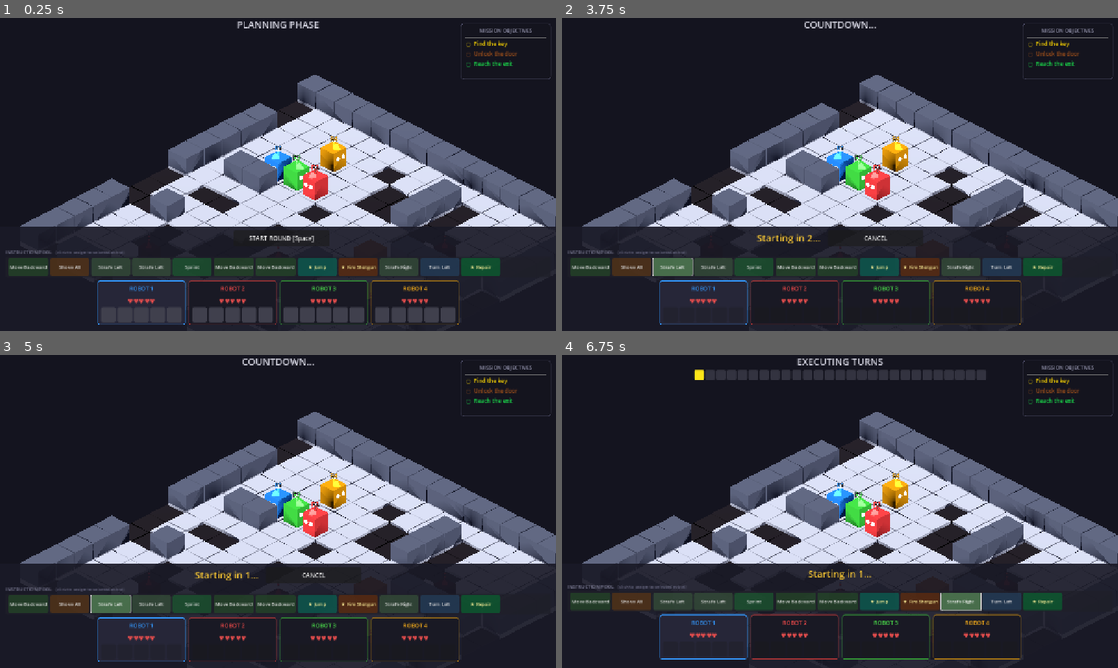
Above: before the commit, frames 1-4 (two rows, left to right).
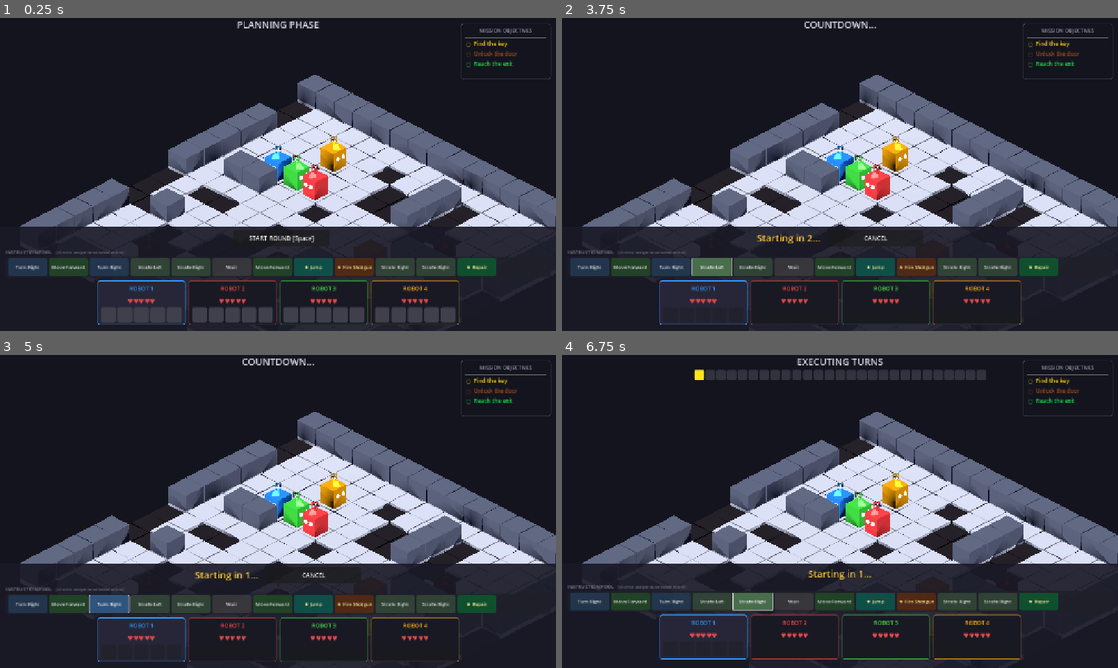
Above: after the commit, the same moments.

Repository: afaucher/goto
Game: Godot game, scene res://scenes/main.tscn
The game is run twice, just before and just after one commit, with the same random seed, the same clock (stepped at 60 frames per second) and the same inputs.
Inputs (mouse positions are in pixels of both pictures, inside the frame that each line leads up to):
- Up to frame 1 (0.25 s): no input
- Up to frame 2 (3.75 s): click "START ROUND [Space]" at 0.5 s; click (589, 265) at 1.25 s, where only the run after the commit has a clickable "Turn Right"; click (628, 265) at 2 s, where only the run before the commit has a clickable "Shove All"; click (628, 265) at 2.75 s, where only the run after the commit has a clickable "Move Forward"; click "Strafe Left" at 3.5 s
- Up to frame 3 (5 s): click (111, 602) at 4.25 s, where only the run after the commit has a clickable "Turn Right"
- Up to frame 4 (6.75 s): click "Strafe Left" at 5 s; click (756, 602) at 5.75 s, where only the run before the commit has a clickable "Sprint"; click "Strafe Right" at 6.5 s

The runs differ from the first frame. In frame 1, 2.3% of the frame differs, in the area x 1-90%, y 76-83%; in frame 2, 2.7%; in frame 3, 2.3%; in frame 4, 2.8%, in the area x 1-90%, y 76-82%.

Commit message:
Add VFX, animations, movement-heavy instruction pool
- VFX manager with laser beams, shotgun fans, shove arrows, EMP pulses,
  explosions, teleport flashes, shield activations, and damage indicators
- All effects auto-remove after short delay with glowing materials
- Smooth tween-based entity movement (0.25s slide between tiles)
- Dead entities hidden immediately via visible = false
- Movement instructions now have 3x weight in pool generation
- Turn engine emits vfx_requested signal for effect coordination

Diff:
--- a/scripts/game_manager.gd
+++ b/scripts/game_manager.gd
@@ -228,12 +228,29 @@
 	if _level_renderer == null:
 		return
 	var renderer: Node3D = _level_renderer
-	for robot: Robot in robots:
-		if robot.is_alive:
-			robot.position = renderer.grid_to_world(robot.grid_pos)
+	var move_duration: float = 0.25  # Smooth slide duration
+	for robot: Robot in robots:
+		if robot.is_alive:
+			var target: Vector3 = renderer.grid_to_world(robot.grid_pos)
+			if robot.position.distance_to(target) > 0.01:
+				var tween: Tween = robot.create_tween()
+				tween.tween_property(robot, "position", target, move_duration)\
+					.set_ease(Tween.EASE_OUT).set_trans(Tween.TRANS_QUAD)
+			else:
+				robot.position = target
+		else:
+			robot.visible = false
 	for enemy: Enemy in enemies:
 		if enemy.is_alive:
-			enemy.position = renderer.grid_to_world(enemy.grid_pos)
+			var target: Vector3 = renderer.grid_to_world(enemy.grid_pos)
+			if enemy.position.distance_to(target) > 0.01:
+				var tween: Tween = enemy.create_tween()
+				tween.tween_property(enemy, "position", target, move_duration)\
+					.set_ease(Tween.EASE_OUT).set_trans(Tween.TRANS_QUAD)
+			else:
+				enemy.position = target
+		else:
+			enemy.visible = false
 
 
 ## Get countdown time remaining.
--- a/scripts/instructions_db.gd
+++ b/scripts/instructions_db.gd
@@ -85,23 +85,42 @@
 ## Generate a random pool of instructions for a round.
 ## count: total instructions to generate.
 ## rare_chance: probability (0-1) of each instruction being rare.
+## Movement instructions appear 3x more often than other common types.
 func generate_pool(count: int, rare_chance: float = 0.15) -> Array[Instruction]:
 	var pool: Array[Instruction] = []
-	var common_types: Array[Instruction.Type] = []
+
+	# Movement types get 3x weight in the common pool
+	var movement_types: Array[Instruction.Type] = [
+		Instruction.Type.MOVE_FORWARD,
+		Instruction.Type.MOVE_BACKWARD,
+		Instruction.Type.TURN_LEFT,
+		Instruction.Type.TURN_RIGHT,
+		Instruction.Type.STRAFE_LEFT,
+		Instruction.Type.STRAFE_RIGHT,
+		Instruction.Type.SPRINT,
+	]
+
+	var weighted_common: Array[Instruction.Type] = []
 	var rare_types: Array[Instruction.Type] = []
 
 	for entry: Dictionary in _catalog:
-		if entry["rarity"] == Instruction.Rarity.COMMON:
-			common_types.append(entry["type"])
+		if entry["rarity"] == Instruction.Rarity.RARE:
+			rare_types.append(entry["type"])
 		else:
-			rare_types.append(entry["type"])
+			var type: Instruction.Type = entry["type"]
+			if type in movement_types:
+				# 3x weight for movement
+				for _w: int in range(3):
+					weighted_common.append(type)
+			else:
+				weighted_common.append(type)
 
 	for i: int in range(count):
 		var chosen_type: Instruction.Type
 		if rare_types.size() > 0 and randf() < rare_chance:
 			chosen_type = rare_types[randi() % rare_types.size()]
 		else:
-			chosen_type = common_types[randi() % common_types.size()]
+			chosen_type = weighted_common[randi() % weighted_common.size()]
 		pool.append(create_instruction(chosen_type))
 
 	return pool
--- a/scripts/main.gd
+++ b/scripts/main.gd
@@ -6,6 +6,7 @@
 var _camera: Camera3D
 var _hud: CanvasLayer
 var _fog: Node3D
+var _vfx: Node3D
 var _light: DirectionalLight3D
 
 var _selected_robot_id: int = 0
@@ -32,6 +33,12 @@
 	_fog.name = "FogOfWar"
 	_fog.set_script(load("res://scripts/fog_of_war.gd"))
 	add_child(_fog)
+
+	# Create VFX manager
+	_vfx = Node3D.new()
+	_vfx.name = "VFXManager"
+	_vfx.set_script(load("res://scripts/vfx_manager.gd"))
+	add_child(_vfx)
 
 	# Create HUD
 	_hud = CanvasLayer.new()
@@ -79,6 +86,10 @@
 	_fog.update_visibility()
 	_fog.apply_visibility(_level_renderer, GameManager.enemies)
 
+	# Setup VFX
+	_vfx.setup(_level_renderer)
+	GameManager.turn_engine.vfx_requested.connect(_on_vfx_requested)
+
 	# Center camera on first robot
 	if not GameManager.robots.is_empty():
 		var robot: Robot = GameManager.robots[0]
@@ -105,3 +116,23 @@
 	# Quit
 	if Input.is_action_just_pressed("quit_game"):
 		get_tree().quit()
+
+
+func _on_vfx_requested(effect_name: String, data: Dictionary) -> void:
+	match effect_name:
+		"laser":
+			_vfx.show_laser(data["start"], data["dir"], data["end"])
+		"shotgun":
+			_vfx.show_shotgun(data["pos"], data["dir"])
+		"damage":
+			_vfx.show_damage_flash(data["pos"])
+		"shove":
+			_vfx.show_shove(data["pos"], data["dir"])
+		"explosion":
+			_vfx.show_explosion(data["pos"])
+		"emp":
+			_vfx.show_emp(data["pos"])
+		"teleport":
+			_vfx.show_teleport(data["pos"])
+		"shield":
+			_vfx.show_shield_activate(data["pos"])
--- a/scripts/turn_engine.gd
+++ b/scripts/turn_engine.gd
@@ -9,6 +9,7 @@
 signal round_complete()
 signal entity_fell(entity: Node3D)
 signal entity_damaged(target: Node3D, amount: int)
+signal vfx_requested(effect_name: String, data: Dictionary)
 
 var _level: LevelGenerator
 var _robots: Array[Robot] = []
@@ -145,6 +146,7 @@
 		Instruction.Type.SHIELD:
 			if entity is Robot:
 				(entity as Robot).activate_shield()
+				vfx_requested.emit("shield", {"pos": grid_pos})
 		Instruction.Type.FIRE_SHOTGUN:
 			_do_fire_shotgun(entity, forward, grid_pos)
 		Instruction.Type.SELF_DESTRUCT:
@@ -231,6 +233,7 @@
 	var target_entity: Node3D = _get_entity_at(target_pos)
 	if target_entity == null:
 		return
+	vfx_requested.emit("shove", {"pos": entity_pos, "dir": direction})
 	# Push the target entity
 	for _i: int in range(distance):
 		var push_target: Vector2i = _get_entity_grid_pos(target_entity) + direction
@@ -252,18 +255,25 @@
 
 func _do_fire_laser(entity: Node3D, direction: Vector2i, start_pos: Vector2i) -> void:
 	var pos: Vector2i = start_pos + direction
+	var end_pos: Vector2i = start_pos + direction  # Track where beam ends
 	while pos.x >= 0 and pos.x < _level.width and pos.y >= 0 and pos.y < _level.height:
 		# Hit a wall?
 		if _level.wall_grid[pos.y][pos.x] == LevelGenerator.WallCell.WALL:
+			end_pos = pos
 			break
 		if _level.wall_grid[pos.y][pos.x] == LevelGenerator.WallCell.DOOR_LOCKED:
+			end_pos = pos
 			break
 		# Hit an entity?
 		var hit_entity: Node3D = _get_entity_at(pos)
 		if hit_entity != null and hit_entity != entity:
 			_damage_entity(hit_entity, 1)
+			end_pos = pos
+			vfx_requested.emit("damage", {"pos": pos})
 			break
+		end_pos = pos
 		pos += direction
+	vfx_requested.emit("laser", {"start": start_pos, "end": end_pos, "dir": direction})
 
 
 func _do_fire_shotgun(entity: Node3D, direction: Vector2i, start_pos: Vector2i) -> void:
@@ -291,6 +301,7 @@
 			if _level.wall_grid[pos.y][pos.x] == LevelGenerator.WallCell.WALL:
 				break
 			pos += normalized
+	vfx_requested.emit("shotgun", {"pos": start_pos, "dir": direction})
 
 
 func _do_self_destruct(entity: Node3D) -> void:
@@ -304,6 +315,7 @@
 			if target != null:
 				_damage_entity(target, 3)
 	# Destroy self
+	vfx_requested.emit("explosion", {"pos": pos})
 	_damage_entity(entity, 100)
 
 
@@ -316,6 +328,7 @@
 			var target: Node3D = _get_entity_at(pos + Vector2i(dx, dy))
 			if target is Enemy:
 				(target as Enemy).is_disabled = true
+	vfx_requested.emit("emp", {"pos": pos})
 
 
 func _do_teleport(entity: Node3D) -> void:
@@ -329,6 +342,7 @@
 	if valid_tiles.size() > 0:
 		var chosen: Vector2i = valid_tiles[randi() % valid_tiles.size()]
 		_set_entity_grid_pos(entity, chosen)
+		vfx_requested.emit("teleport", {"pos": chosen})
 
 
 func _damage_entity(entity: Node3D, amount: int) -> void:
--- /dev/null
+++ b/scripts/vfx_manager.gd
@@ -0,0 +1,241 @@
+## Visual effects manager for GOTO.
+## Creates temporary visual indicators for actions and combat.
+extends Node3D
+
+var _level_renderer: Node3D
+
+
+func setup(renderer: Node3D) -> void:
+	_level_renderer = renderer
+
+
+## Show a laser beam from one grid position in a direction.
+func show_laser(start_pos: Vector2i, direction: Vector2i, hits_at: Vector2i) -> void:
+	if _level_renderer == null:
+		return
+	var from_world: Vector3 = _level_renderer.grid_to_world(start_pos) + Vector3(0, 0.5, 0)
+	var to_world: Vector3 = _level_renderer.grid_to_world(hits_at) + Vector3(0, 0.5, 0)
+
+	# Create a cylinder beam between the two points
+	var beam := MeshInstance3D.new()
+	var beam_len: float = from_world.distance_to(to_world)
+	if beam_len < 0.01:
+		return
+
+	var cyl := CylinderMesh.new()
+	cyl.top_radius = 0.06
+	cyl.bottom_radius = 0.06
+	cyl.height = beam_len
+	beam.mesh = cyl
+
+	var mat := StandardMaterial3D.new()
+	mat.albedo_color = Color(1.0, 0.1, 0.1, 0.9)
+	mat.emission_enabled = true
+	mat.emission = Color(1.0, 0.2, 0.2)
+	mat.emission_energy_multiplier = 3.0
+	mat.transparency = BaseMaterial3D.TRANSPARENCY_ALPHA
+	beam.material_override = mat
+
+	# Position at midpoint, rotate to align
+	var midpoint: Vector3 = (from_world + to_world) / 2.0
+	beam.position = midpoint
+	beam.look_at(to_world, Vector3.UP)
+	beam.rotation.x += PI / 2.0  # Cylinder aligns along Y, need it along Z
+
+	add_child(beam)
+
+	# Impact flash at hit point
+	_spawn_impact_flash(to_world, Color(1.0, 0.3, 0.1))
+
+	# Auto-remove after delay
+	_remove_after(beam, 0.5)
+
+
+## Show a shotgun cone blast effect.
+func show_shotgun(start_pos: Vector2i, direction: Vector2i) -> void:
+	if _level_renderer == null:
+		return
+	var from_world: Vector3 = _level_renderer.grid_to_world(start_pos) + Vector3(0, 0.5, 0)
+	var dir_world := Vector3(direction.x, 0, direction.y).normalized()
+
+	# Three short beams in a fan pattern
+	for angle_offset: float in [-0.4, 0.0, 0.4]:
+		var rotated_dir: Vector3 = dir_world.rotated(Vector3.UP, angle_offset)
+		var end_pos: Vector3 = from_world + rotated_dir * 3.0
+
+		var beam := MeshInstance3D.new()
+		var cyl := CylinderMesh.new()
+		cyl.top_radius = 0.04
+		cyl.bottom_radius = 0.08
+		cyl.height = 3.0
+		beam.mesh = cyl
+
+		var mat := StandardMaterial3D.new()
+		mat.albedo_color = Color(1.0, 0.6, 0.0, 0.7)
+		mat.emission_enabled = true
+		mat.emission = Color(1.0, 0.5, 0.0)
+		mat.emission_energy_multiplier = 2.0
+		mat.transparency = BaseMaterial3D.TRANSPARENCY_ALPHA
+		beam.material_override = mat
+
+		var midpoint: Vector3 = (from_world + end_pos) / 2.0
+		beam.position = midpoint
+		beam.look_at(end_pos, Vector3.UP)
+		beam.rotation.x += PI / 2.0
+
+		add_child(beam)
+		_remove_after(beam, 0.4)
+
+
+## Flash at a world position when something is hit.
+func show_damage_flash(grid_pos: Vector2i) -> void:
+	if _level_renderer == null:
+		return
+	var world_pos: Vector3 = _level_renderer.grid_to_world(grid_pos) + Vector3(0, 0.5, 0)
+	_spawn_impact_flash(world_pos, Color(1.0, 0.2, 0.2))
+
+
+## Show a shove effect (arrow pushing outward).
+func show_shove(from_pos: Vector2i, direction: Vector2i) -> void:
+	if _level_renderer == null:
+		return
+	var from_world: Vector3 = _level_renderer.grid_to_world(from_pos) + Vector3(0, 0.5, 0)
+	var to_world: Vector3 = from_world + Vector3(direction.x, 0, direction.y)
+
+	var cone := MeshInstance3D.new()
+	var cone_mesh := CylinderMesh.new()
+	cone_mesh.top_radius = 0.0
+	cone_mesh.bottom_radius = 0.2
+	cone_mesh.height = 0.5
+	cone.mesh = cone_mesh
+
+	var mat := StandardMaterial3D.new()
+	mat.albedo_color = Color(0.9, 0.6, 0.2, 0.8)
+	mat.emission_enabled = true
+	mat.emission = Color(0.9, 0.5, 0.1)
+	mat.emission_energy_multiplier = 2.0
+	mat.transparency = BaseMaterial3D.TRANSPARENCY_ALPHA
+	cone.material_override = mat
+
+	cone.position = (from_world + to_world) / 2.0
+	cone.look_at(to_world, Vector3.UP)
+	cone.rotation.x += PI / 2.0
+
+	add_child(cone)
+	_remove_after(cone, 0.4)
+
+
+## Show EMP pulse (expanding ring).
+func show_emp(grid_pos: Vector2i) -> void:
+	if _level_renderer == null:
+		return
+	var world_pos: Vector3 = _level_renderer.grid_to_world(grid_pos) + Vector3(0, 0.3, 0)
+
+	var ring := MeshInstance3D.new()
+	var torus := CylinderMesh.new()
+	torus.top_radius = 1.2
+	torus.bottom_radius = 1.2
+	torus.height = 0.05
+	ring.mesh = torus
+
+	var mat := StandardMaterial3D.new()
+	mat.albedo_color = Color(0.6, 0.2, 1.0, 0.6)
+	mat.emission_enabled = true
+	mat.emission = Color(0.6, 0.2, 1.0)
+	mat.emission_energy_multiplier = 3.0
+	mat.transparency = BaseMaterial3D.TRANSPARENCY_ALPHA
+	ring.material_override = mat
+
+	ring.position = world_pos
+	add_child(ring)
+	_remove_after(ring, 0.5)
+
+
+## Show explosion (self destruct).
+func show_explosion(grid_pos: Vector2i) -> void:
+	if _level_renderer == null:
+		return
+	var world_pos: Vector3 = _level_renderer.grid_to_world(grid_pos) + Vector3(0, 0.5, 0)
+
+	var ball := MeshInstance3D.new()
+	var sphere := SphereMesh.new()
+	sphere.radius = 1.5
+	sphere.height = 3.0
+	ball.mesh = sphere
+
+	var mat := StandardMaterial3D.new()
+	mat.albedo_color = Color(1.0, 0.3, 0.0, 0.6)
+	mat.emission_enabled = true
+	mat.emission = Color(1.0, 0.2, 0.0)
+	mat.emission_energy_multiplier = 4.0
+	mat.transparency = BaseMaterial3D.TRANSPARENCY_ALPHA
+	ball.material_override = mat
+
+	ball.position = world_pos
+	add_child(ball)
+	_remove_after(ball, 0.5)
+
+
+## Show teleport flash (at destination).
+func show_teleport(grid_pos: Vector2i) -> void:
+	if _level_renderer == null:
+		return
+	var world_pos: Vector3 = _level_renderer.grid_to_world(grid_pos) + Vector3(0, 0.5, 0)
+	_spawn_impact_flash(world_pos, Color(0.8, 0.0, 1.0))
+
+
+## Show shield activation.
+func show_shield_activate(grid_pos: Vector2i) -> void:
+	if _level_renderer == null:
+		return
+	var world_pos: Vector3 = _level_renderer.grid_to_world(grid_pos) + Vector3(0, 0.5, 0)
+
+	var pulse := MeshInstance3D.new()
+	var sphere := SphereMesh.new()
+	sphere.radius = 0.6
+	sphere.height = 1.2
+	pulse.mesh = sphere
+
+	var mat := StandardMaterial3D.new()
+	mat.albedo_color = Color(0.2, 0.5, 1.0, 0.4)
+	mat.emission_enabled = true
+	mat.emission = Color(0.3, 0.6, 1.0)
+	mat.emission_energy_multiplier = 2.0
+	mat.transparency = BaseMaterial3D.TRANSPARENCY_ALPHA
+	pulse.material_override = mat
+
+	pulse.position = world_pos
+	add_child(pulse)
+	_remove_after(pulse, 0.4)
+
+
+func _spawn_impact_flash(world_pos: Vector3, color: Color) -> void:
+	var flash := MeshInstance3D.new()
+	var sphere := SphereMesh.new()
+	sphere.radius = 0.3
+	sphere.height = 0.6
+	flash.mesh = sphere
+
+	var mat := StandardMaterial3D.new()
+	mat.albedo_color = Color(color.r, color.g, color.b, 0.8)
+	mat.emission_enabled = true
+	mat.emission = color
+	mat.emission_energy_multiplier = 5.0
+	mat.transparency = BaseMaterial3D.TRANSPARENCY_ALPHA
+	flash.material_override = mat
+
+	flash.position = world_pos
+	add_child(flash)
+	_remove_after(flash, 0.3)
+
+
+func _remove_after(node: Node3D, seconds: float) -> void:
+	var timer := Timer.new()
+	timer.wait_time = seconds
+	timer.one_shot = true
+	timer.timeout.connect(func() -> void:
+		node.queue_free()
+		timer.queue_free()
+	)
+	add_child(timer)
+	timer.start()
